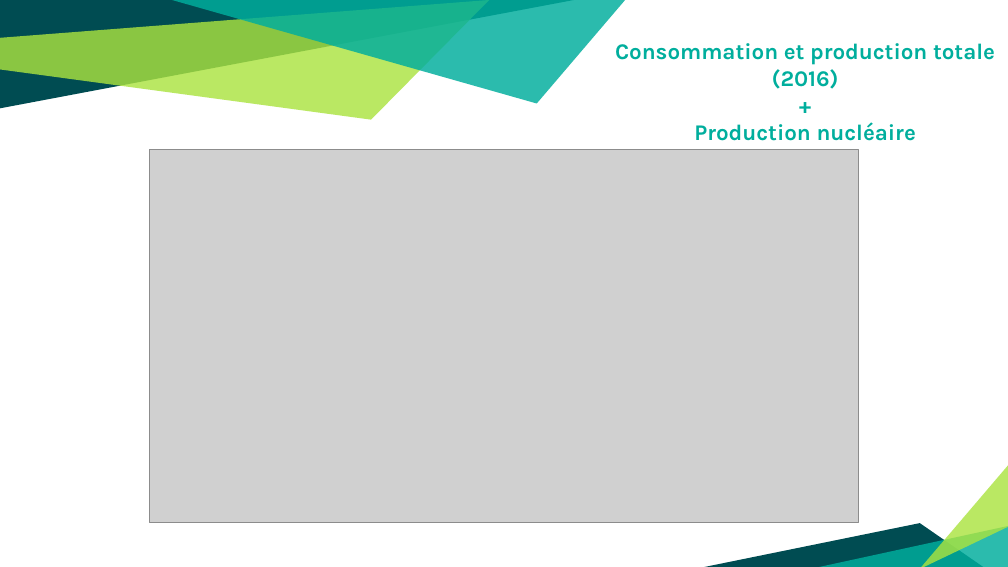
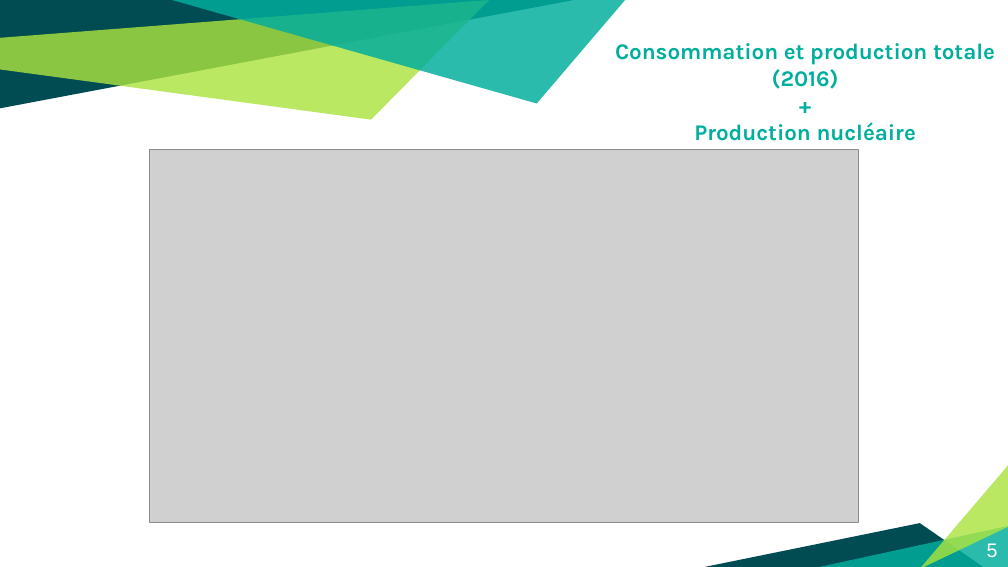
Before and after one commit to gollgot/BI1-project, a slide deck: slide 6 of presentation.pptx. Drawn at 1008x567 pixels with LibreOffice and Linux fonts; fonts in the diff are those of the drawing; grey boxes stand for pictures. Boxes give left, top, right and bottom in pixels: in the first picture for what was removed or moved away, otherwise in the second. Text is boxed around its words. In the diff, an @@ line names an element or a change of style, - is before the commit and + after.

```diff
--- a/presentation.pptx
+++ b/presentation.pptx
@@ text added at [987,543,998,557], 14 pt, text #FFFFFF @@
+5
```
Also in this commit, not shown: 6 other slides changed, 1 slide added, 1 slide removed.
